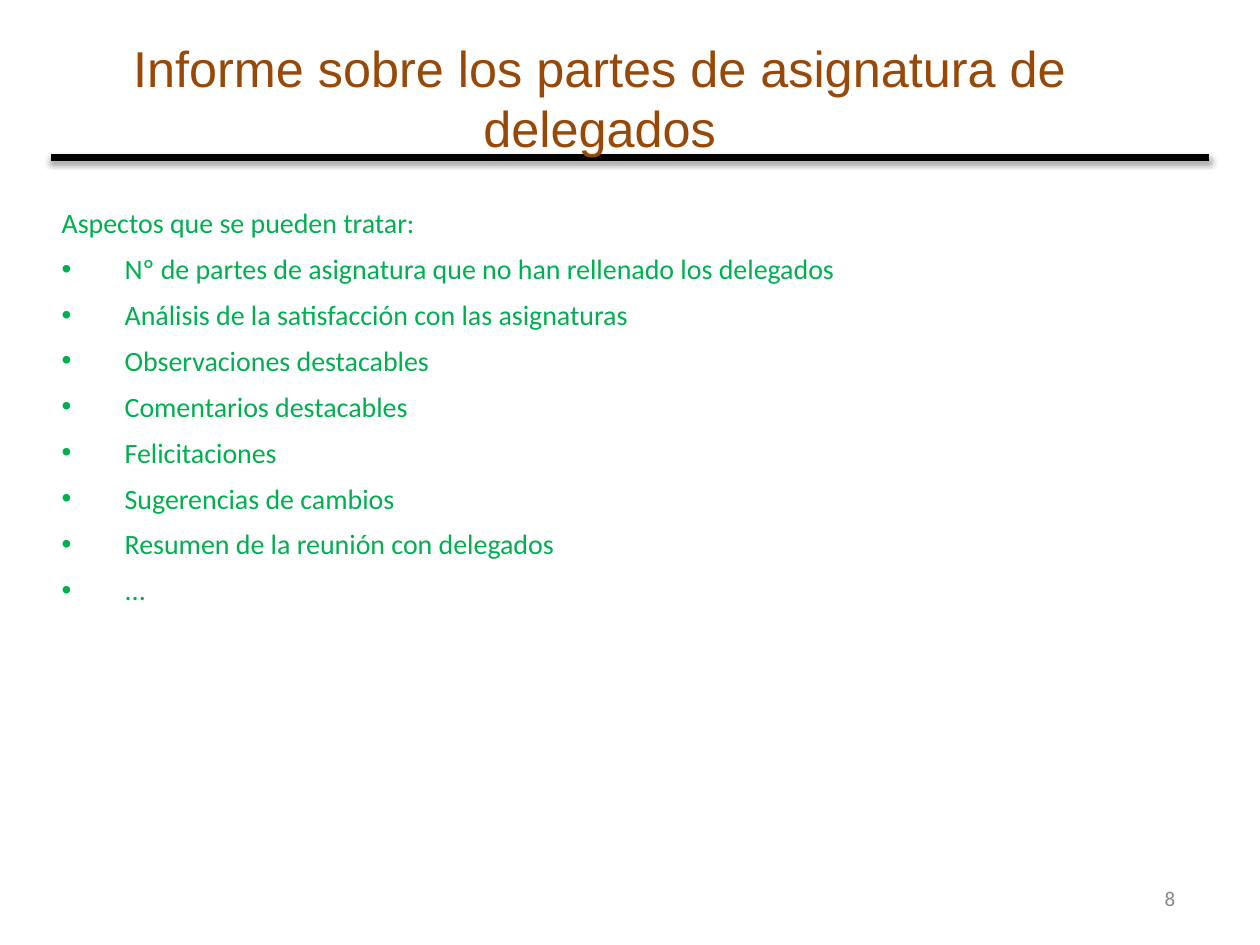
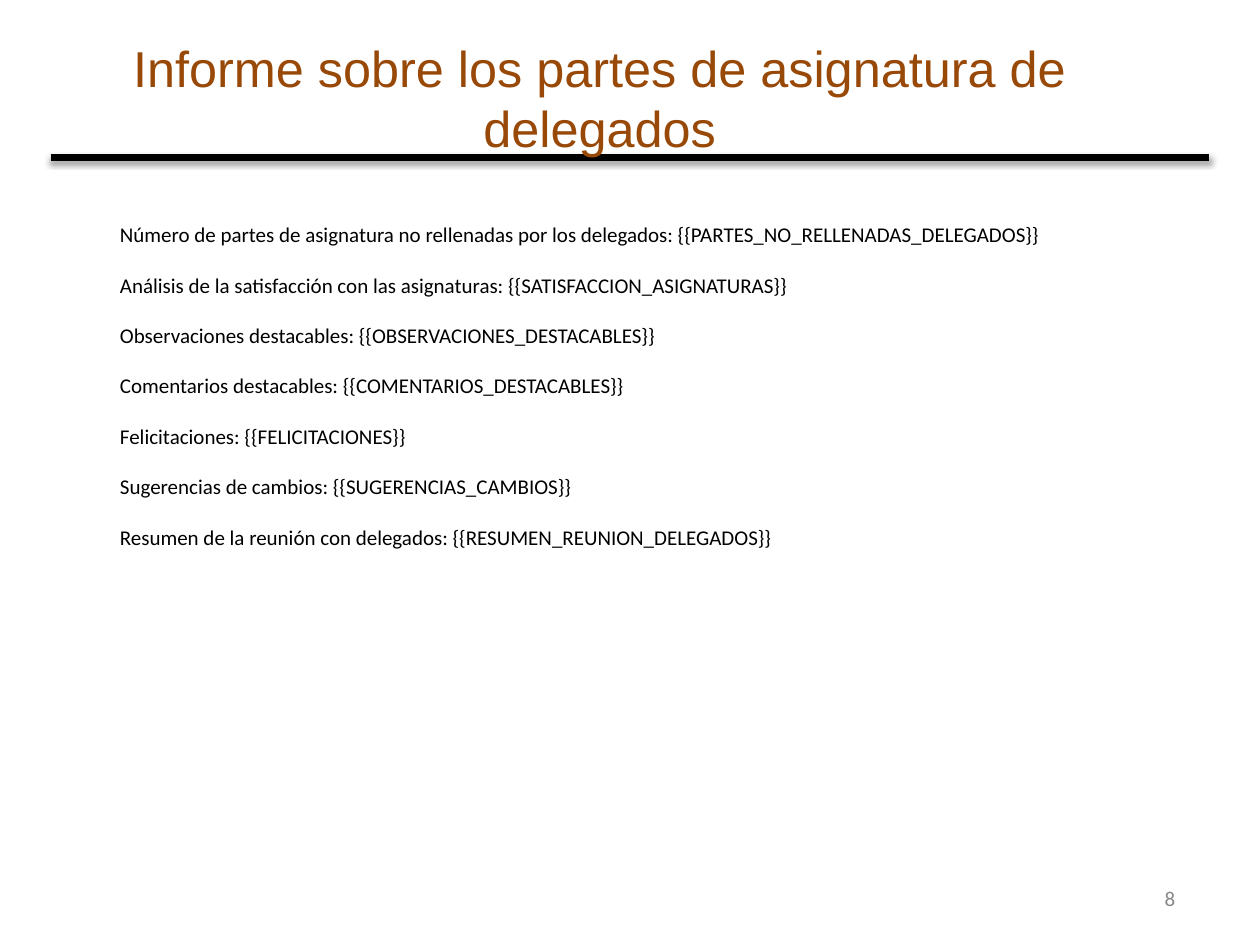
Before and after one commit to rollervan/partes, a slide deck: slide 8 of assets/Plantilla_ReunionesCoordinacionFinCuatrimestre.pptx. Drawn at 1260x945 pixels with LibreOffice and Linux fonts; fonts in the diff are those of the drawing; background and template pictures are left out. Boxes give left, top, right and bottom in pixels: in the first picture for what was removed or moved away, otherwise in the second. Text is boxed around its words. In the diff, an @@ line names an element or a change of style, - is before the commit and + after.

```diff
--- a/assets/Plantilla_ReunionesCoordinacionFinCuatrimestre.pptx
+++ b/assets/Plantilla_ReunionesCoordinacionFinCuatrimestre.pptx
@@ text at (120,227,1039,549): text changed; size 16 to 12 pt; text colour #00B050 to #000000 @@
-Aspectos que se pueden tratar:
-• Nº de partes de asignatura que no han rellenado los delegados
-• Análisis de la satisfacción con las asignaturas
-• Observaciones destacables
-• Comentarios destacables
-• Felicitaciones
-• Sugerencias de cambios
-• Resumen de la reunión con delegados
-• ...
+Número de partes de asignatura no rellenadas por los delegados: {{PARTES_NO_RELLENADAS_DELEGADOS}}
+Análisis de la satisfacción con las asignaturas: {{SATISFACCION_ASIGNATURAS}}
+Observaciones destacables: {{OBSERVACIONES_DESTACABLES}}
+Comentarios destacables: {{COMENTARIOS_DESTACABLES}}
+Felicitaciones: {{FELICITACIONES}}
+Sugerencias de cambios: {{SUGERENCIAS_CAMBIOS}}
+Resumen de la reunión con delegados: {{RESUMEN_REUNION_DELEGADOS}}
```
Also in this commit, not shown: 4 other slides changed.
